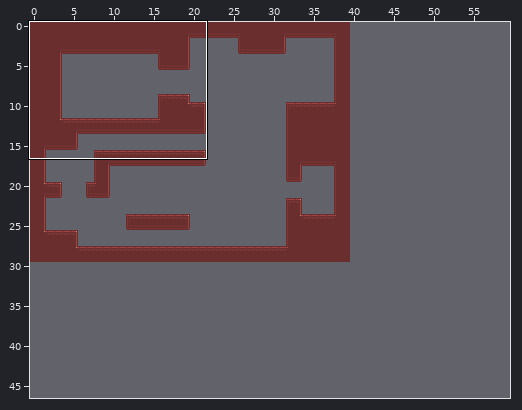
A Tiled map gets an edit: assets/maps/map_level2.tmx. Above: a wide view before the commit, with the close-up outlined.
Close-up. Earlier state:
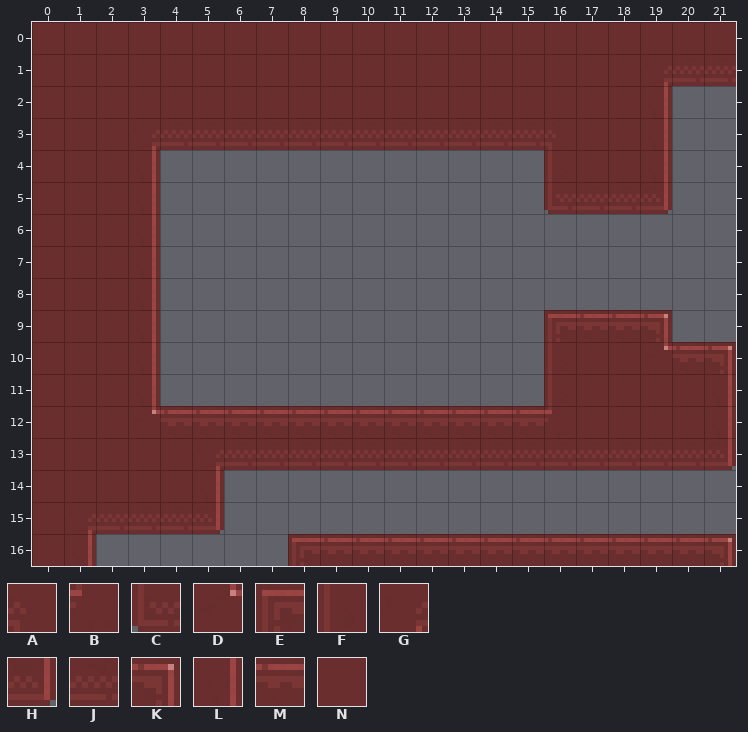
Cells are 8x8 px. Shown: x 0..21, y 0..16. The commit also changed other parts of the map, which this record leaves out. The old version is drawn lined up with the new one.
Key: from "tiles": A 1, B 2, C 3, D 4, E 6, F 7, G 8, H 9, J 11, K 12, L 13, M 14, N 15.
_ is an empty cell.
Layer "main" before, first column x 0:
 0 NNNNNNNNNNNNNNNNNNNNNN
 1 NNNNNNNNNNNNNNNNNNNGJJ
 2 NNNNNNNNNNNNNNNNNNNL__
 3 NNNGJJJJJJJJJJJJANNL__
 4 NNNL____________FNNL__
 5 NNNL____________CJJH__
 6 NNNL__________________
 7 NNNL__________________
 8 NNNL__________________
 9 NNNL____________EMMK__
10 NNNL____________FNNDMK
11 NNNL____________FNNNNL
12 NNNDMMMMMMMMMMMMBNNNNL
13 NNNNNGJJJJJJJJJJJJJJJH
14 NNNNNL________________
15 NGJJJH________________
16 NL______EMMMMMMMMMMMMK
And afterwards:
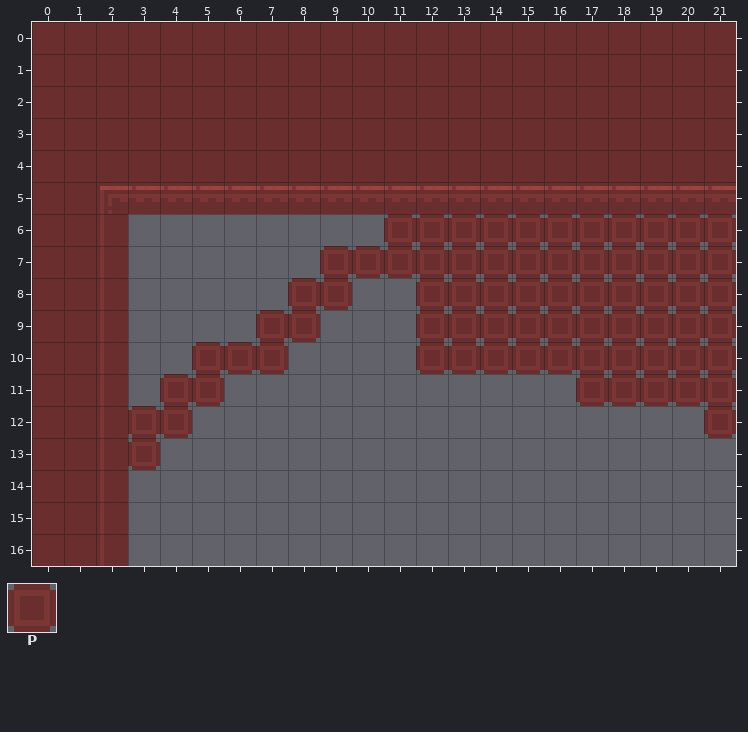
Further tiles: from "tiles": P 0.
From old to new:
map size 40x30 -> 60x47 cells
Layer "main":
Tile N becomes tile E in row 5 at x 2.
The author put tile F in row 16 at x 2.
Tile C becomes tile M in row 5 at x 16.
Tile H becomes tile M in row 5 at x 19.
Tile J becomes tile M in row 5 at x 17 to 18.
Tile L becomes tile M in row 5 at x 3.
The author put tile M in row 5 at x 4 to 15 and 20 to 21.
Tile G becomes tile N in row 1 at x 19; in row 3 at x 3; in row 15 at x 1.
Tile L becomes tile N in rows 2 to 3 at x 19; in row 4 at x 3 and 19; in row 16 at x 1.
The author put tile N in rows 2 to 3 at x 20 to 21; in row 4 at x 4 to 15 and 20 to 21.
Tile D becomes tile P in row 10 at x 19; in row 12 at x 3.
Tile E becomes tile P in row 9 at x 16.
Tile F becomes tile P in row 10 at x 16.
Tile K becomes tile P in row 9 at x 19; in row 10 at x 21.
Tile L becomes tile P in rows 11 to 12 at x 21.
Tile M becomes tile P in row 9 at x 17 to 18; in row 10 at x 20; in row 12 at x 4.
Tile N becomes tile P in row 10 at x 17 to 18; in row 11 at x 17 to 20; in row 13 at x 3.
The author put tile P in row 6 at x 11 to 21; in row 7 at x 9 to 21; in row 8 at x 8 to 9 and 12 to 21; in row 9 at x 7 to 8, 12 to 15 and 20 to 21; in row 10 at x 5 to 7 and 12 to 15; in row 11 at x 4 to 5.
The author cleared tile B in row 12 at x 16.
The author cleared tile E in row 16 at x 8.
The author cleared tile F in row 11 at x 16.
The author cleared tile G in row 13 at x 5.
The author cleared tile H in row 13 at x 21; in row 15 at x 5.
The author cleared tile J in row 13 at x 6 to 20; in row 15 at x 3 to 4.
The author cleared tile K in row 16 at x 21.
The author cleared tile L in rows 6 to 11 at x 3; in row 14 at x 5.
The author cleared tile M in row 12 at x 5 to 15; in row 16 at x 9 to 20.
The author cleared tile N in row 12 at x 17 to 20; in row 13 at x 4; in row 14 at x 3 to 4.
Pixel boxes of the changes (left, top, right, bottom) in both close-ups:
changed: (88, 66, 736, 566)
